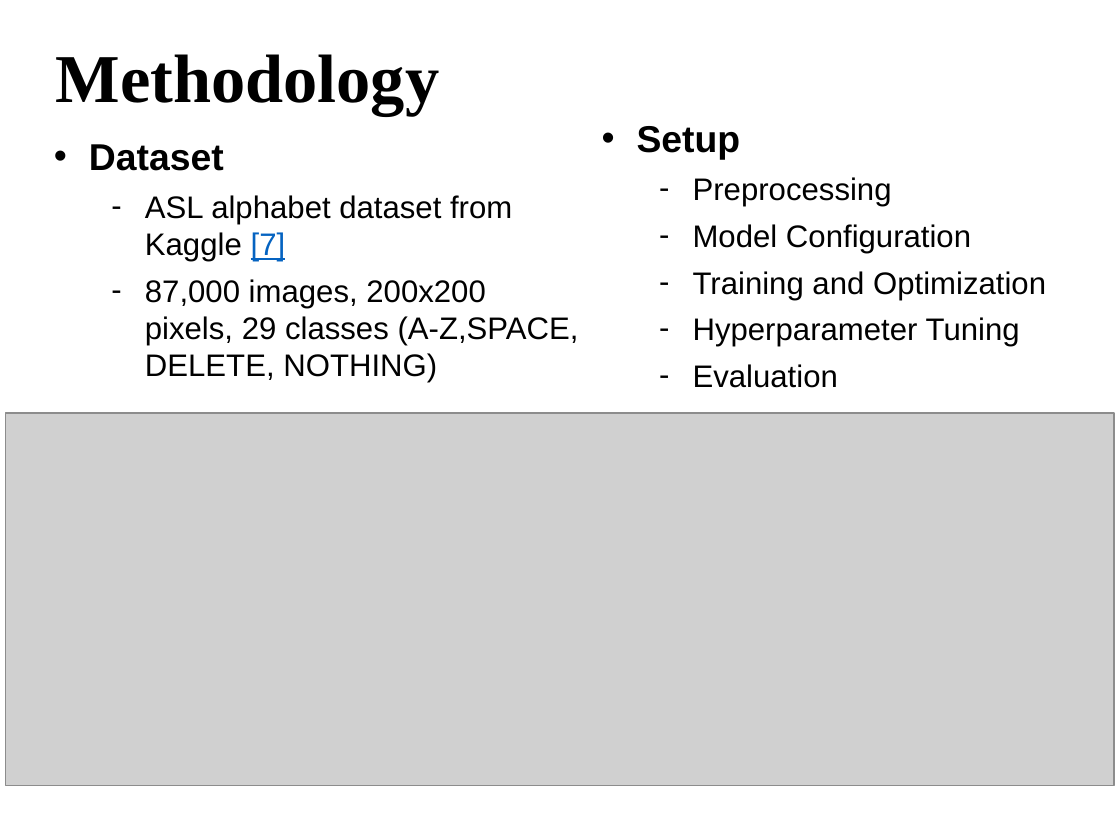
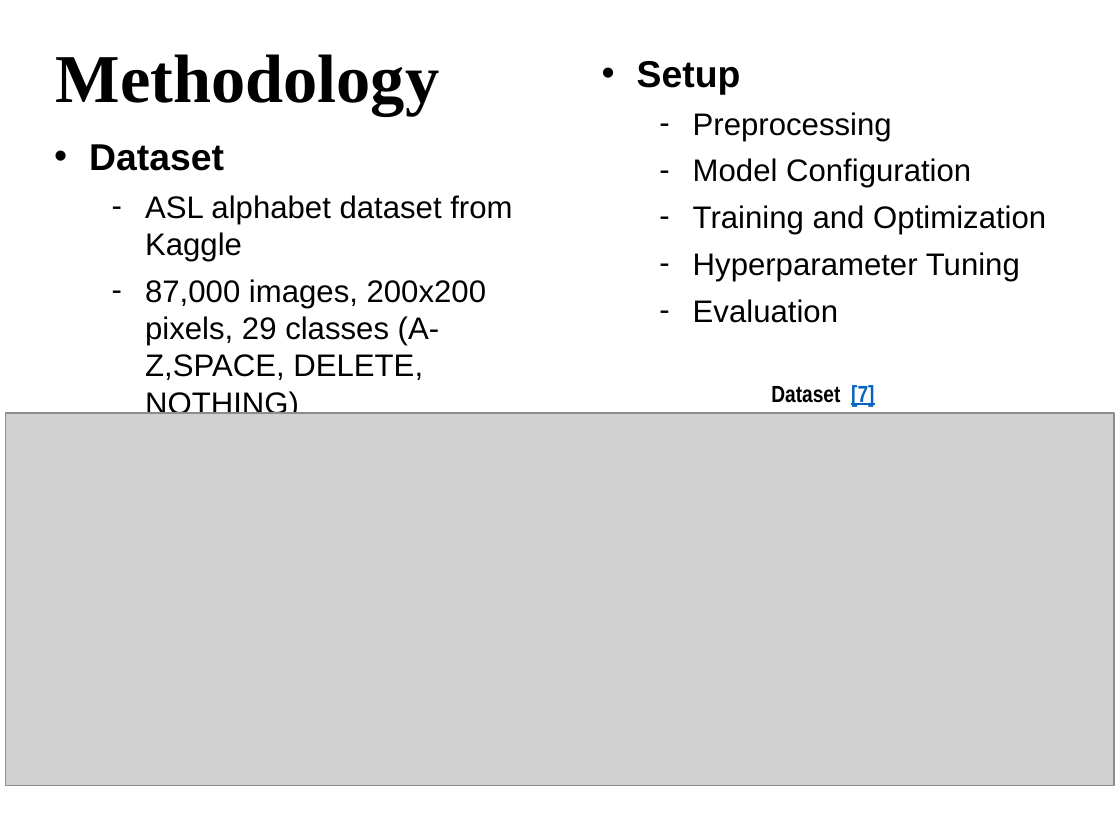
Before and after one commit to ATESAM-ABDULLAH/ASL-alphabet-recognition, a slide deck: slide 6 of Paper/CCECE - ASL sign Recognition using CNNs.pptx. Drawn at 1120x840 pixels with LibreOffice and Linux fonts; fonts in the diff are those of the drawing; grey boxes stand for pictures; background and template pictures are left out. Boxes give left, top, right and bottom in pixels: in the first picture for what was removed or moved away, otherwise in the second. Text is boxed around its words. In the diff, an @@ line names an element or a change of style, - is before the commit and + after.

```diff
--- a/Paper/CCECE - ASL sign Recognition using CNNs.pptx
+++ b/Paper/CCECE - ASL sign Recognition using CNNs.pptx
@@ text "Setup" moved from (x1=637, y1=126, x2=1046, y2=388) to (x1=637, y1=61, x2=1046, y2=323) @@
@@ text at (x1=145, y1=195, x2=512, y2=261): text changed @@
-  – ASL alphabet dataset from Kaggle [7]
+  – ASL alphabet dataset from Kaggle
@@ text added at (x1=771, y1=383, x2=874, y2=407), 15 pt, text #000000, bold @@
+Dataset [7]
```
Also in this commit, not shown: 8 other slides changed, 3 other files.
